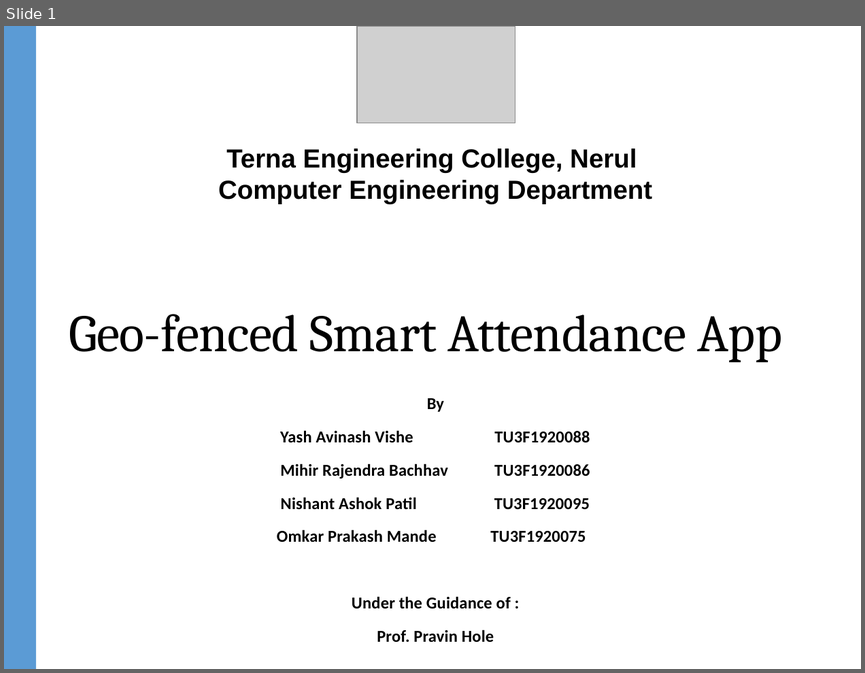
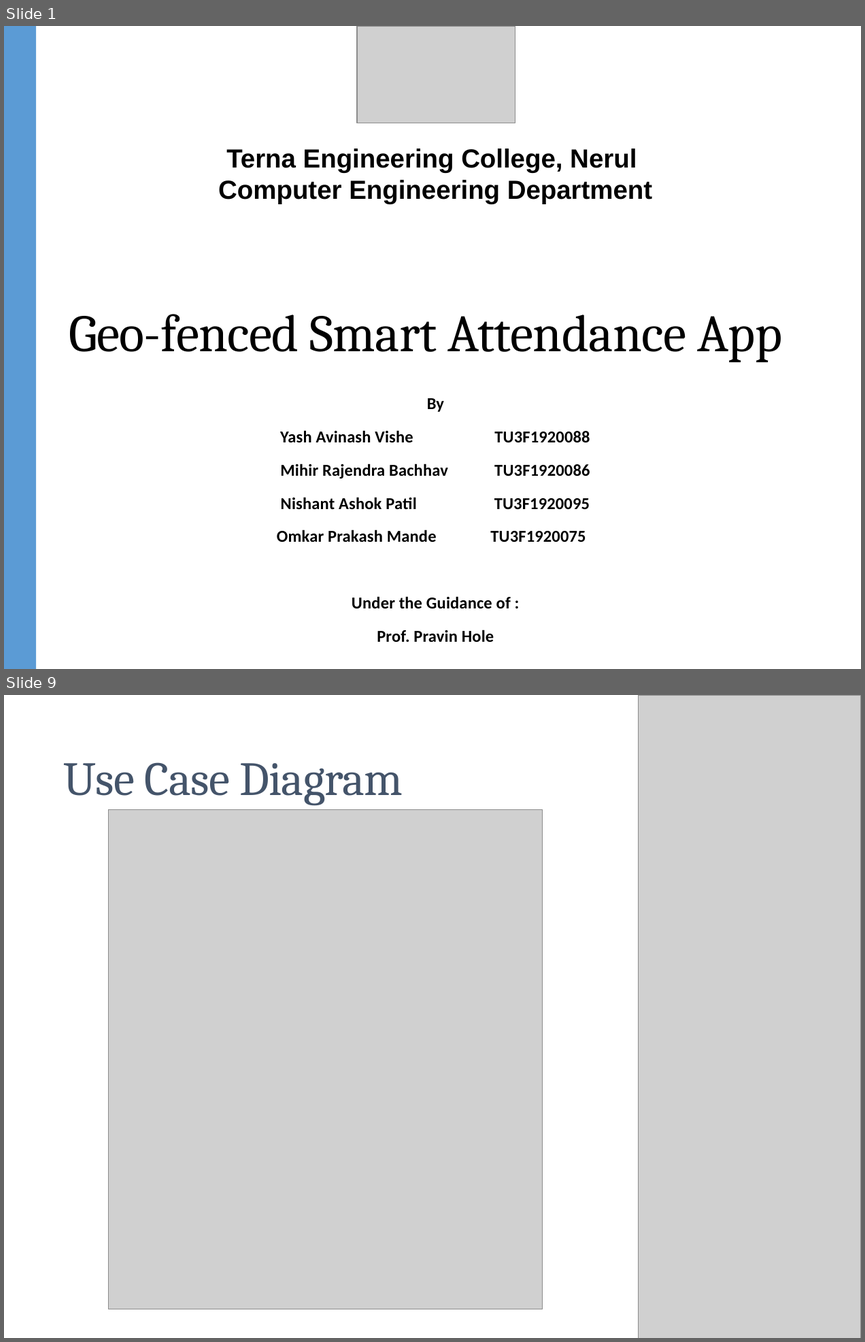
Before and after one commit to nishant-patil-280/Major-Project, a slide deck: docs/major project main ppt.pptx. Shown one above the other, each under a label of ours: slide 1 before the commit, slides 1 and 9 after it; the slides between them are not shown. The pictures are 865x673 and 865x1342 pixels, drawn with LibreOffice and Linux fonts; fonts in the diff are those of the drawing; grey boxes stand for pictures. Boxes give left, top, right and bottom in pixels: in the first picture for what was removed or moved away, otherwise in the second. Text is boxed around its words. In the diff, an @@ line names an element or a change of style, - is before the commit and + after.

```diff
--- a/docs/major project main ppt.pptx
+++ b/docs/major project main ppt.pptx
@@ slide 9 added at box(4, 695, 861, 1338), background #FFFFFF @@
@@ picture added at box(638, 695, 860, 1338) @@
@@ rectangle added at box(798, 695, 861, 1338), fill #333F50 @@
@@ title added at box(63, 762, 402, 805), 40 pt, text #44546A @@
+Use Case Diagram
@@ picture added at box(109, 810, 542, 1308) @@
```
Also in this commit, not shown: 4 slides changed, 5 other slides added, 1 slide removed.
